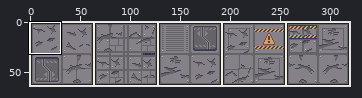
Pixel-art file, stored at art/modules/Floor_2x2.ase. Above: a wide view before the commit, with the close-up outlined.
Close-up. As it was:
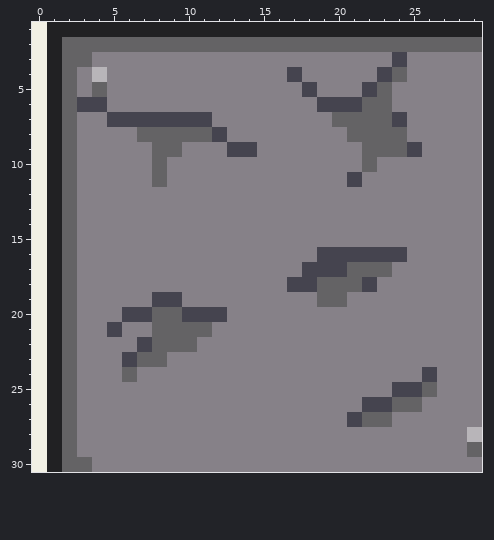
320x64 pixels, 1 frame. Shown: x 0..29, y 1..30. The commit also changed other parts of the picture, which this record leaves out.
The same view after the edit:
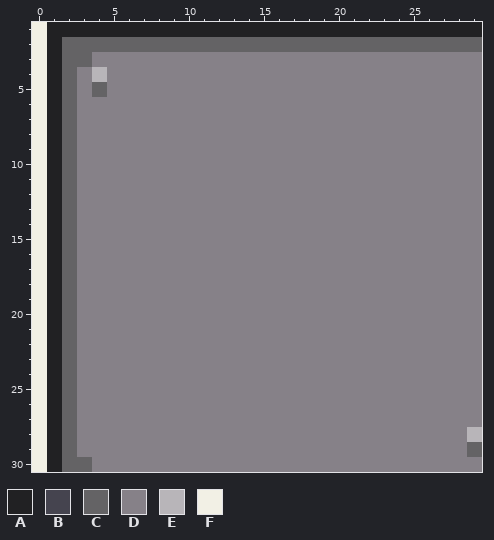
Palette (. is transparent): A #212123  B #45444f  C #646365  D #868188  E #b8b5b9  F #f2f0e5
Changes in this commit:
layer "Layer 2" now hidden
Changed rows in their new state; - is an unchanged pixel.
first column x 3:
 3 ---------------------D-
 4 --------------D-----DD-
 5 ---------------D---DD--
 6 DD--------------DDDDD--
 7 --DDDDDDD--------DDDDD-
 8 ----DDDDDD--------DDDD-
 9 -----DD---DD-------DDDD
10 -----D-------------D---
11 -----D------------D----
first column x 5:
16 --------------DDDDDD--
17 -------------DDDDDD---
18 ------------DDDDDD----
19 ---DD---------DD------
20 -DDDDDDD--------------
21 D--DDDD---------------
22 --DDDD----------------
23 -DDD------------------
24 -D-------------------D
25 -------------------DDD
26 -----------------DDDD-
27 ----------------DDD---
Boxes around the changes in both close-ups, in picture pixels (x1, y1, x2, y2):
changed: (77, 52, 422, 187)
changed: (107, 247, 437, 427)
